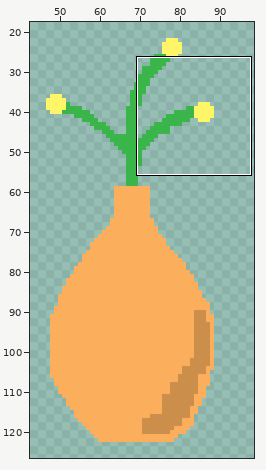
Two states of a sprite sheet, sprites/spr_vase/ac67e0bb-f18a-4e4a-be22-04b51ea21258.png. Above: a wide view before the commit, with the close-up outlined.
Close-up. Before:
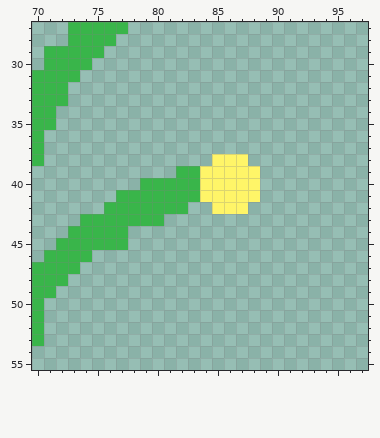
The file is 140x150 pixels. Shown: x 70..97, y 27..55. The wide view leaves out empty margins.
The result:
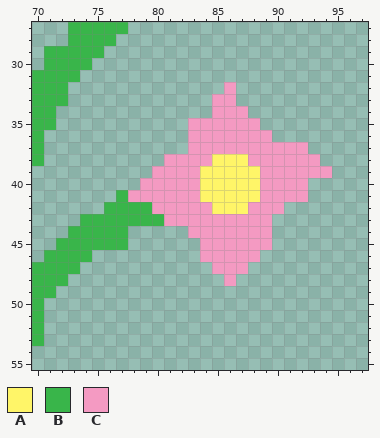
Palette (. is transparent): A #fff568  B #39b54a  C #f49ac2
Diff:
Colour C now appears in row 32 at x 86; in row 33 at x 85 to 86; in row 34 at x 85 to 87; in row 35 at x 83 to 88; in row 36 at x 83 to 89; in row 37 at x 83 to 92.
Colour C now appears in row 38 at x 81 to 84 and 88 to 93; in row 39 at x 80 to 81 and 89 to 94; in rows 40 to 41 at x 89 to 92; in row 42 at x 83 to 84 and 88 to 90; in row 43 at x 81 to 89; in row 44 at x 83 to 89.
Colour C now appears in row 45 at x 84 to 89; in row 46 at x 84 to 88; in row 47 at x 85 to 87; in row 48 at x 86.
The author changed colour B to colour C in row 39 at x 82 to 83; in row 40 at x 79 to 83; in row 41 at x 78 to 83; in row 42 at x 80 to 82.
Pixel boxes of the changes (left, top, right, bottom) in both close-ups:
changed: (128, 82, 332, 286)
